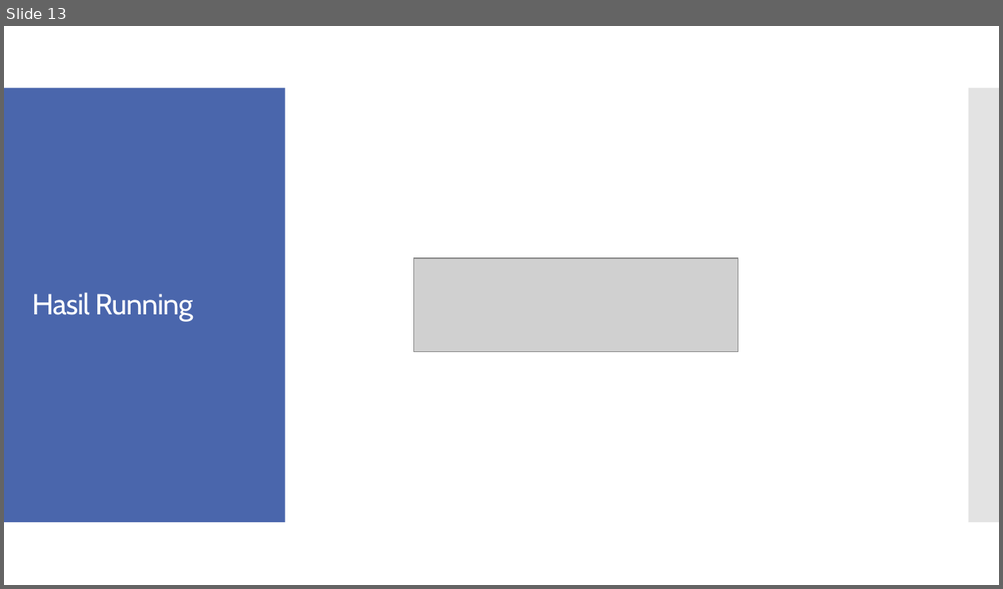
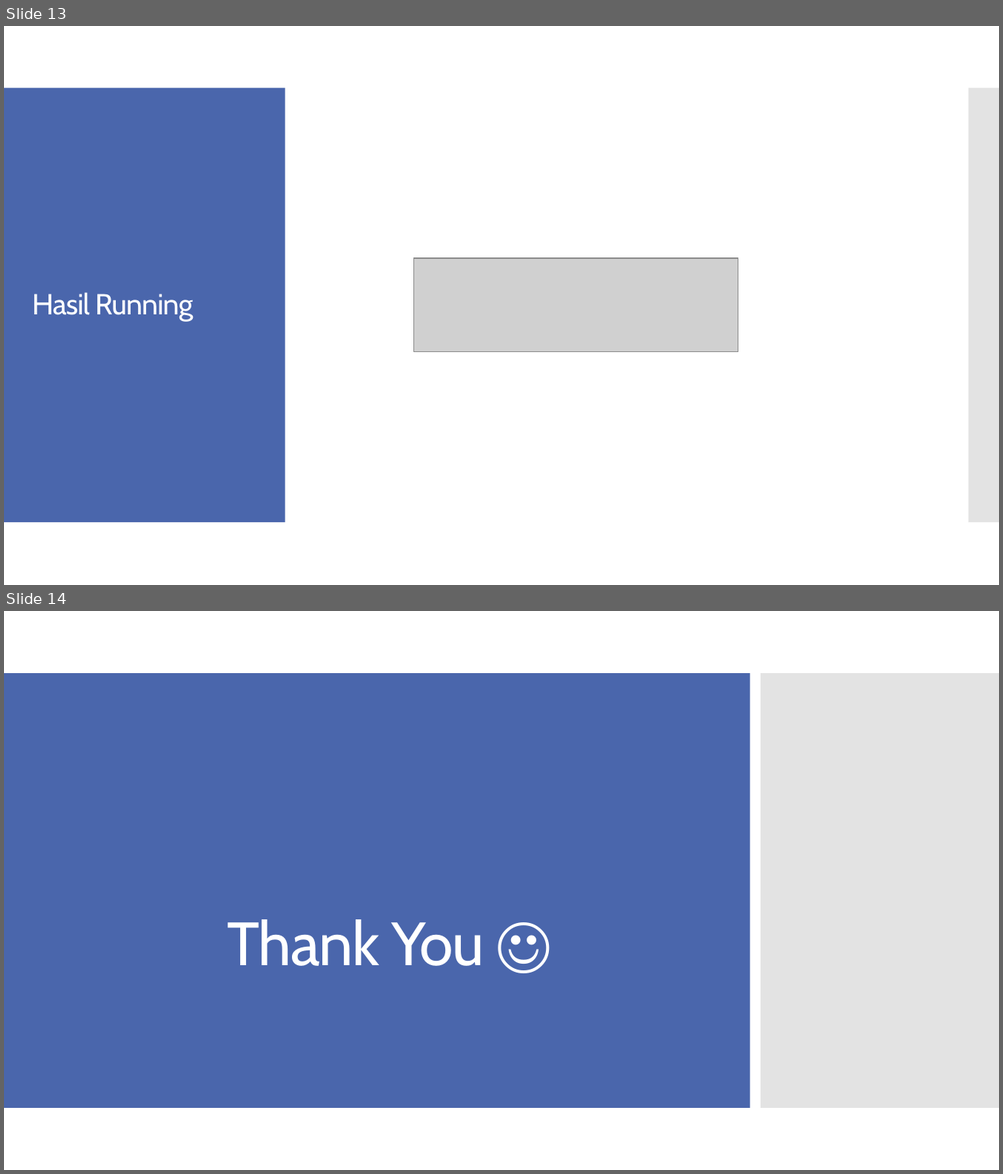
Before and after one commit to lihinxgufin/Git, a slide deck: Week1/02/Presentasi Weekly Test1 - Muhamad Sholihin.pptx. Shown one above the other, each under a label of ours: slide 13 before the commit, slides 13 and 14 after it. The pictures are 1003x589 and 1003x1174 pixels, drawn with LibreOffice and Linux fonts; fonts in the diff are those of the drawing; grey boxes stand for pictures. Boxes give left, top, right and bottom in pixels: in the first picture for what was removed or moved away, otherwise in the second. Text is boxed around its words. In the diff, an @@ line names an element or a change of style, - is before the commit and + after.

```diff
--- a/Week1/02/Presentasi Weekly Test1 - Muhamad Sholihin.pptx
+++ b/Week1/02/Presentasi Weekly Test1 - Muhamad Sholihin.pptx
@@ slide 14 added at (x1=4, y1=611, x2=999, y2=1170), background #FFFFFF @@
@@ rectangle added at (x1=4, y1=673, x2=750, y2=1108), fill #4A66AC @@
@@ rectangle added at (x1=760, y1=673, x2=999, y2=1108), fill #C8C8C8 at 50% opacity @@
@@ title added at (x1=227, y1=920, x2=484, y2=966), 59 pt, text #FFFFFF @@
+Thank You ☺
```
